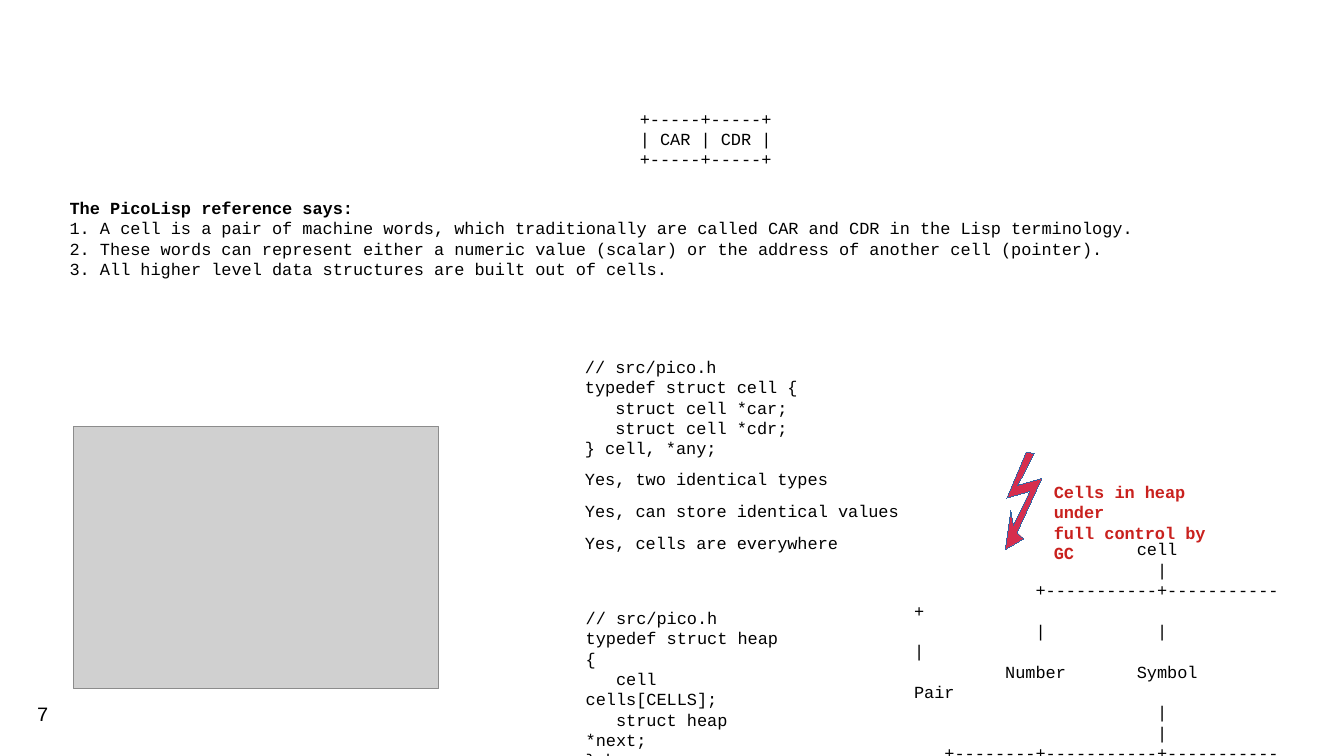
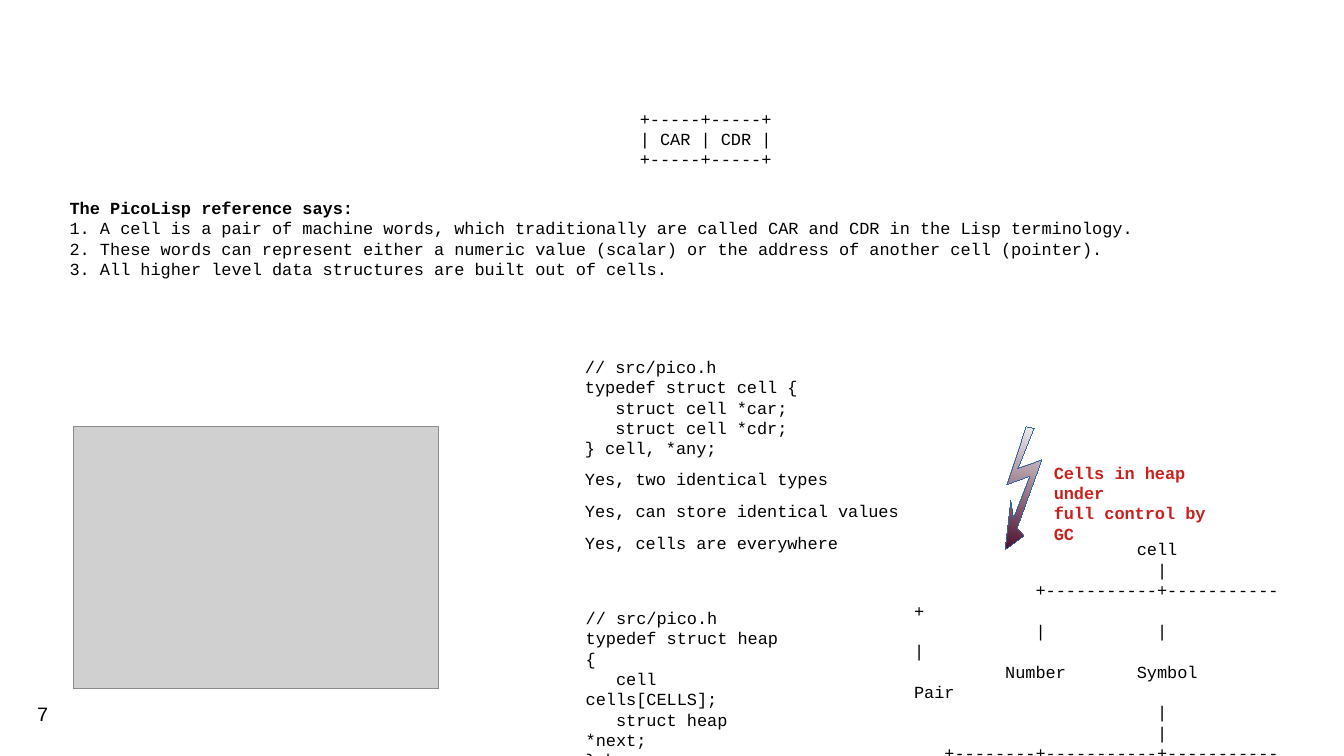
Before and after one commit to tankf33der/tankf33der, a slide deck: slide 7 of cells/data-/part0.odp. Drawn at 1344x756 pixels with LibreOffice and Linux fonts; fonts in the diff are those of the drawing; grey boxes stand for pictures. Boxes give left, top, right and bottom in pixels: in the first picture for what was removed or moved away, otherwise in the second. Text is boxed around its words. In the diff, an @@ line names an element or a change of style, - is before the commit and + after.

```diff
--- a/cells/data-/part0.odp
+++ b/cells/data-/part0.odp
@@ freeform shape: place and size @@
-freeform shape at box(1006, 452, 1043, 550)
+freeform shape at box(1006, 427, 1043, 550)
@@ freeform shape at box(1006, 427, 1043, 550): fill #D62E4E to gradient #EEEEEE to #4E102D @@
@@ text "Cells in heap under": place and size @@
-text "Cells in heap under" at box(1054, 485, 1205, 559)
+text "Cells in heap under" at box(1054, 466, 1205, 540)
```
Also in this commit, not shown: 1 other slide changed.
